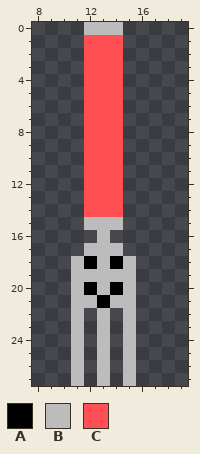
File history of a pixel-art sprite, Cheesed Burger Chase/Assets/Sprites/obstacle_fork.png. The picture above was drawn from the file before the commit.
The file is 28x28 pixels. Shown: x 8..19, y 0..27.
Palette (. is transparent): A #000000  B #bcbcbc  C #ff4f53
The same view after the edit:
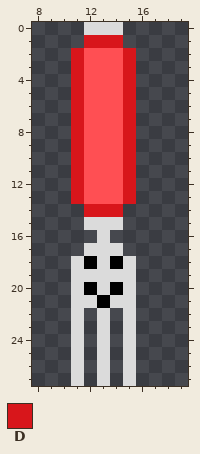
Colours new in this view: D #d8161b
Diff:
Colour B changes from #bcbcbc to #dbdbdb.
The edit adds colour D in rows 2 to 13 at x 11 and 15.
Colour C gives way to colour D in row 1 at x 12 to 14; in row 14 at x 12 to 14.
Pixel boxes of the changes (left, top, right, bottom) in both pictures:
changed: (71, 22, 136, 386)
